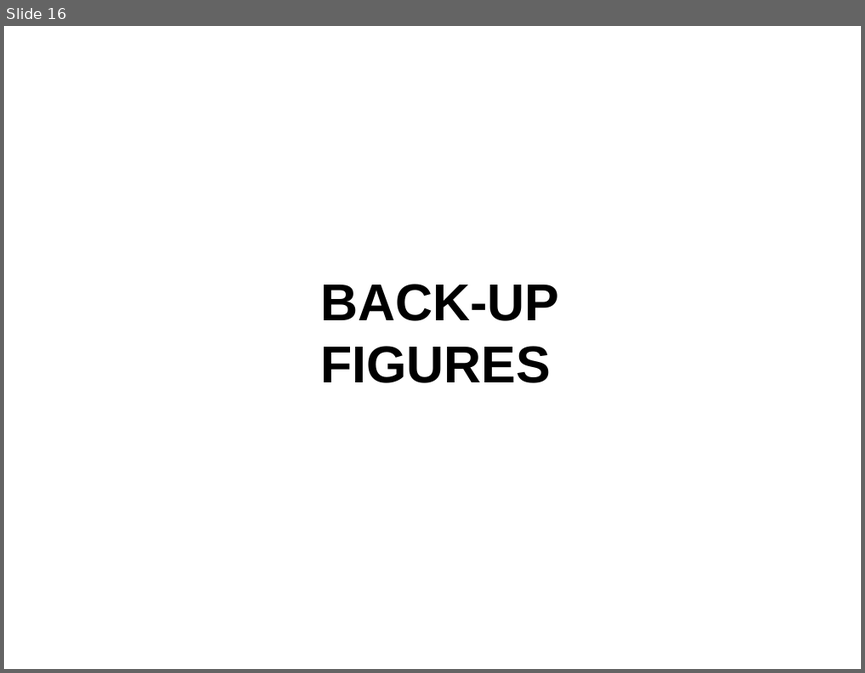
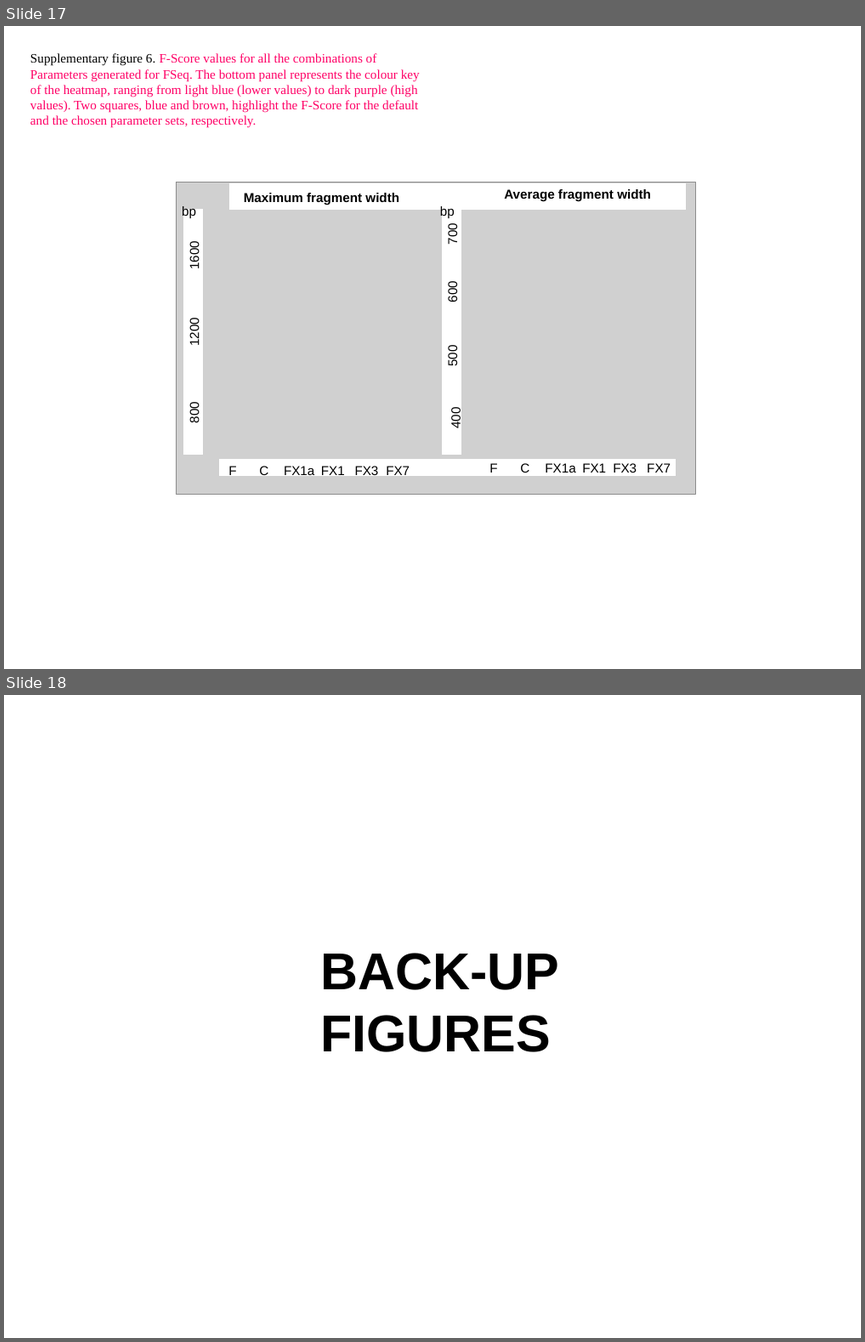
Before and after one commit to jknightlab/ATACseq_pipeline, a slide deck: Core_manuscript/Paper/Figures/ATAC_figures.odp. Shown one above the other, each under a label of ours: slide 16 before the commit, slides 17 and 18 after it. The pictures are 865x673 and 865x1342 pixels, drawn with LibreOffice and Linux fonts; fonts in the diff are those of the drawing; grey boxes stand for pictures. Boxes give left, top, right and bottom in pixels: in the first picture for what was removed or moved away, otherwise in the second. Text is boxed around its words. In the diff, an @@ line names an element or a change of style, - is before the commit and + after.

```diff
--- a/Core_manuscript/Paper/Figures/ATAC_figures.odp
+++ b/Core_manuscript/Paper/Figures/ATAC_figures.odp
@@ slide 17 added at bbox=[4, 26, 861, 669], background #FFFFFF @@
@@ text added at bbox=[30, 53, 420, 128], 12 pt, text #FF0066 @@
+Supplementary figure 6. F-Score values for all the combinations of
+Parameters generated for FSeq. The bottom panel represents the colour key
+of the heatmap, ranging from light blue (lower values) to dark purple (high
+values). Two squares, blue and brown, highlight the F-Score for the default
+and the chosen parameter sets, respectively.
@@ picture added at bbox=[176, 182, 696, 494] @@
@@ rectangle added at bbox=[230, 184, 686, 210], fill #FFFFFF, outline #FFFFFF 0 pt @@
@@ text added at bbox=[244, 193, 399, 205], 12 pt, text #000000, bold @@
+Maximum fragment width
@@ text added at bbox=[504, 189, 651, 202], 12 pt, text #000000, bold @@
+Average fragment width
@@ text added at bbox=[182, 206, 196, 219], 12 pt, text #000000 @@
+bp
@@ rectangle added at bbox=[183, 209, 203, 454], fill #FFFFFF, outline #FFFFFF 0 pt @@
@@ text added at bbox=[440, 206, 454, 219], 12 pt, text #000000 @@
+bp
@@ rectangle added at bbox=[442, 209, 461, 454], fill #FFFFFF, outline #FFFFFF 0 pt @@
@@ text added at bbox=[445, 225, 460, 244], 12 pt, text #000000 @@
+700
@@ text added at bbox=[188, 244, 202, 268], 12 pt, text #000000 @@
+1600
@@ text added at bbox=[445, 283, 460, 302], 12 pt, text #000000 @@
+600
@@ text added at bbox=[188, 320, 202, 345], 12 pt, text #000000 @@
+1200
@@ text added at bbox=[445, 346, 460, 365], 12 pt, text #000000 @@
+500
@@ text added at bbox=[188, 403, 202, 423], 12 pt, text #000000 @@
+800
@@ text added at bbox=[449, 408, 463, 428], 12 pt, text #000000 @@
+400
@@ rectangle added at bbox=[220, 459, 676, 476], fill #FFFFFF, outline #FFFFFF 0 pt @@
@@ text added at bbox=[228, 465, 236, 476], 12 pt, text #000000 @@
+F
@@ text added at bbox=[259, 465, 268, 475], 12 pt, text #000000 @@
+C
@@ text added at bbox=[284, 465, 314, 475], 12 pt, text #000000 @@
+FX1a
@@ text added at bbox=[321, 465, 345, 475], 12 pt, text #000000 @@
+FX1
@@ text added at bbox=[355, 465, 379, 476], 12 pt, text #000000 @@
+FX3
@@ text added at bbox=[386, 465, 409, 478], 12 pt, text #000000 @@
+FX7
@@ text added at bbox=[489, 463, 497, 472], 12 pt, text #000000 @@
+F
@@ text added at bbox=[520, 463, 529, 472], 12 pt, text #000000 @@
+C
@@ text added at bbox=[545, 463, 575, 472], 12 pt, text #000000 @@
+FX1a
@@ text added at bbox=[582, 463, 606, 472], 12 pt, text #000000 @@
+FX1
@@ text added at bbox=[613, 463, 636, 472], 12 pt, text #000000 @@
+FX3
@@ text added at bbox=[647, 463, 670, 472], 12 pt, text #000000 @@
+FX7
@@ what was slide 16 is now slide 18 @@
```
Also in this commit, not shown: 2 slides changed, 1 other slide added.
